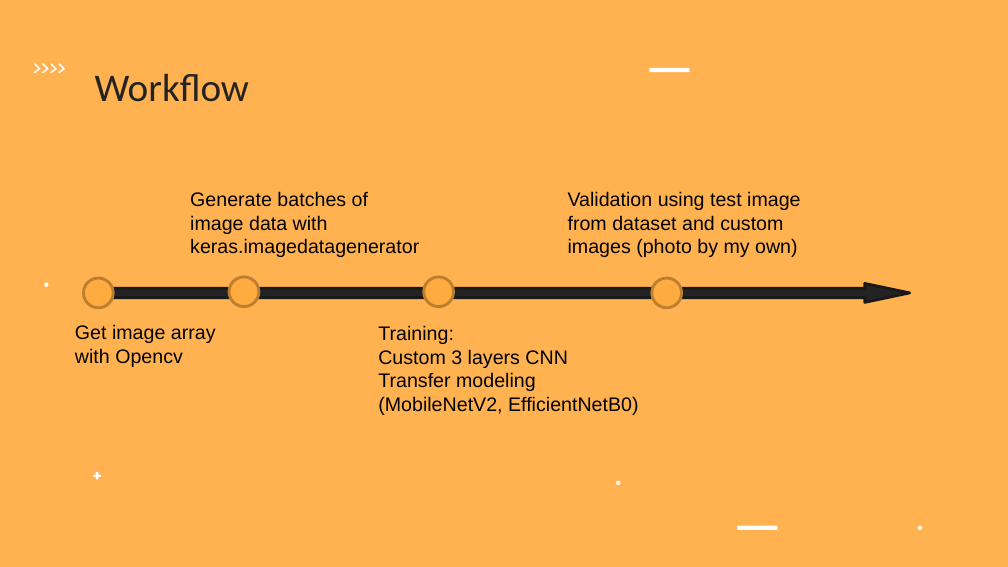
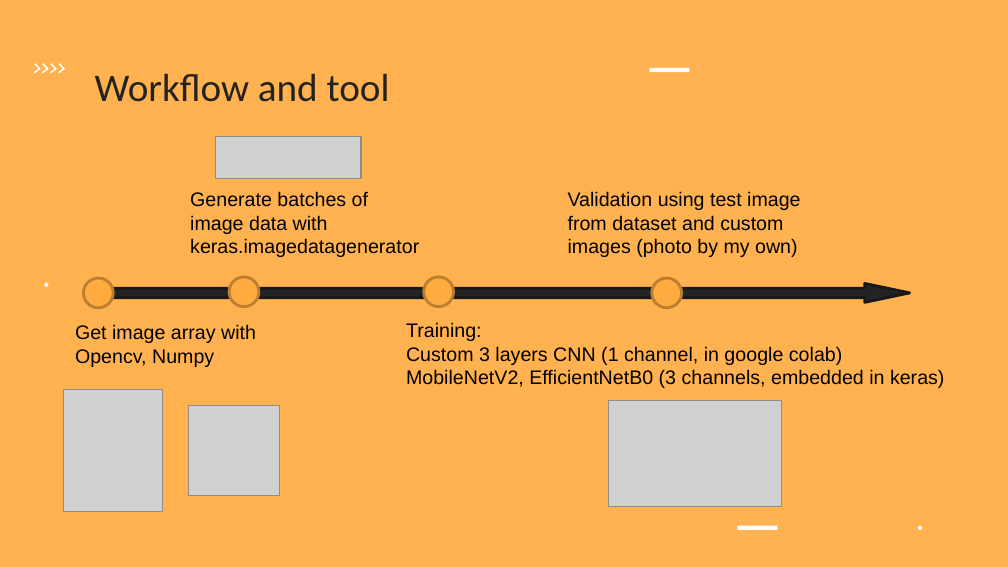
Before and after one commit to suz2/MetisDeepLearningProj, a slide deck: slide 4 of MetisASLPre.pptx. Drawn at 1008x567 pixels with LibreOffice and Linux fonts; fonts in the diff are those of the drawing; grey boxes stand for pictures. Boxes give left, top, right and bottom in pixels: in the first picture for what was removed or moved away, otherwise in the second. Text is boxed around its words. In the diff, an @@ line names an element or a change of style, - is before the commit and + after.

```diff
--- a/MetisASLPre.pptx
+++ b/MetisASLPre.pptx
@@ title at [95, 73, 390, 102]: text changed @@
-Workflow
+Workflow and tool
@@ picture added at [216, 136, 361, 178] @@
@@ text at [75, 324, 256, 367]: text changed @@
-Get image array with Opencv
+Get image array with Opencv, Numpy
@@ text "Training:": place and size @@
-text "Training:" at [378, 325, 639, 415]
+text "Training:" at [406, 322, 944, 388]
@@ text at [406, 346, 944, 388]: text changed @@
-Custom 3 layers CNN
-Transfer modeling (MobileNetV2, EfficientNetB0)
+Custom 3 layers CNN (1 channel, in google colab)
+MobileNetV2, EfficientNetB0 (3 channels, embedded in keras)
@@ picture added at [64, 389, 162, 511] @@
@@ picture added at [188, 405, 279, 496] @@
@@ picture added at [608, 400, 780, 506] @@
@@ plus sign removed at [93, 471, 103, 481] @@
@@ ellipse removed at [616, 481, 620, 485] @@
```
Also in this commit, not shown: 2 other slides changed, 1 other file.
